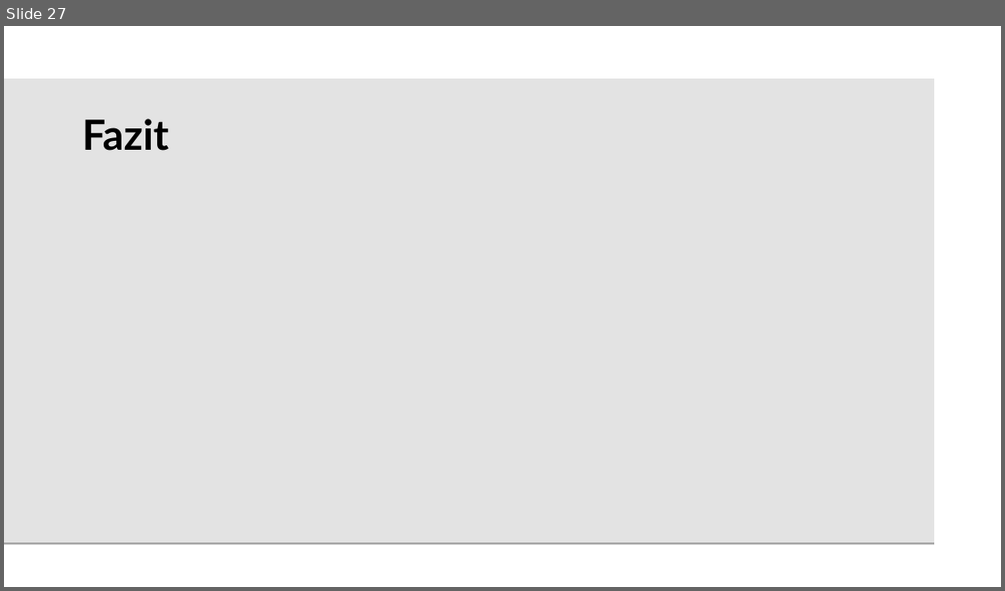
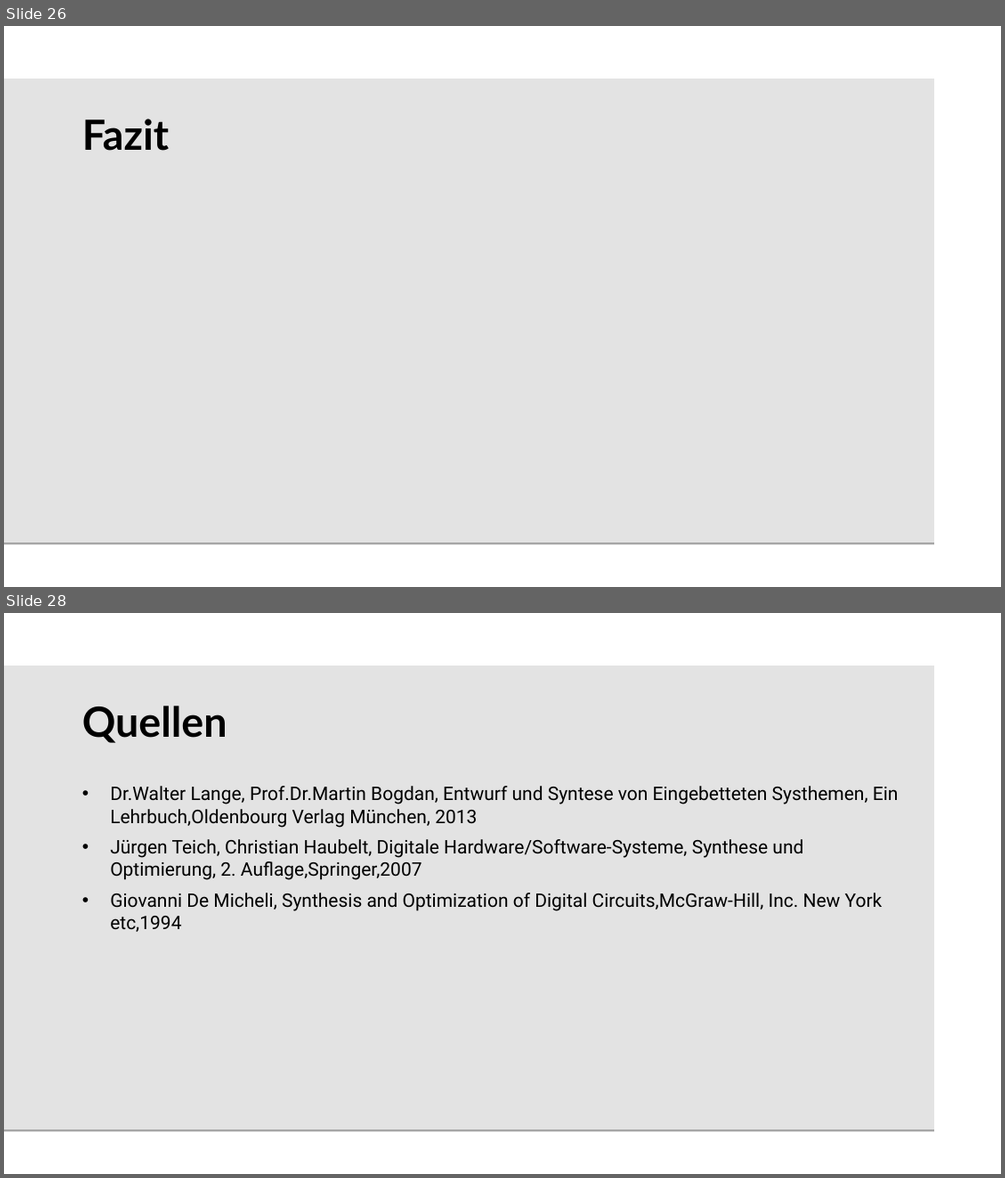
Before and after one commit to beLipinski/HW2, a slide deck: Presentation/Sharing and Binding for General Circuits.odp. Shown one above the other, each under a label of ours: slide 27 before the commit, slides 26 and 28 after it; the slides between them are not shown. The pictures are 1005x591 and 1005x1178 pixels, drawn with LibreOffice and Linux fonts; fonts in the diff are those of the drawing; background and template pictures are left out. Boxes give left, top, right and bottom in pixels: in the first picture for what was removed or moved away, otherwise in the second. Text is boxed around its words. In the diff, an @@ line names an element or a change of style, - is before the commit and + after.

```diff
--- a/Presentation/Sharing and Binding for General Circuits.odp
+++ b/Presentation/Sharing and Binding for General Circuits.odp
@@ slide 28 added at [4, 613, 1001, 1174], background #FFFFFF; not listed: 1 template element that a slide beside it also shows @@
@@ title added at [82, 706, 227, 743], 40 pt, text #000000, bold @@
+Quellen
@@ text added at [110, 786, 898, 932], 18 pt, text #000000 @@
+• Dr.Walter Lange, Prof.Dr.Martin Bogdan, Entwurf und Syntese von Eingebetteten Systhemen, Ein Lehrbuch,Oldenbourg Verlag München, 2013
+• Jürgen Teich, Christian Haubelt, Digitale Hardware/Software-Systeme, Synthese und Optimierung, 2. Auflage,Springer,2007
+• Giovanni De Micheli, Synthesis and Optimization of Digital Circuits,McGraw-Hill, Inc. New York etc,1994
@@ what was slide 27 is now slide 26 @@
```
Also in this commit, not shown: 7 slides changed, 1 other slide added.
